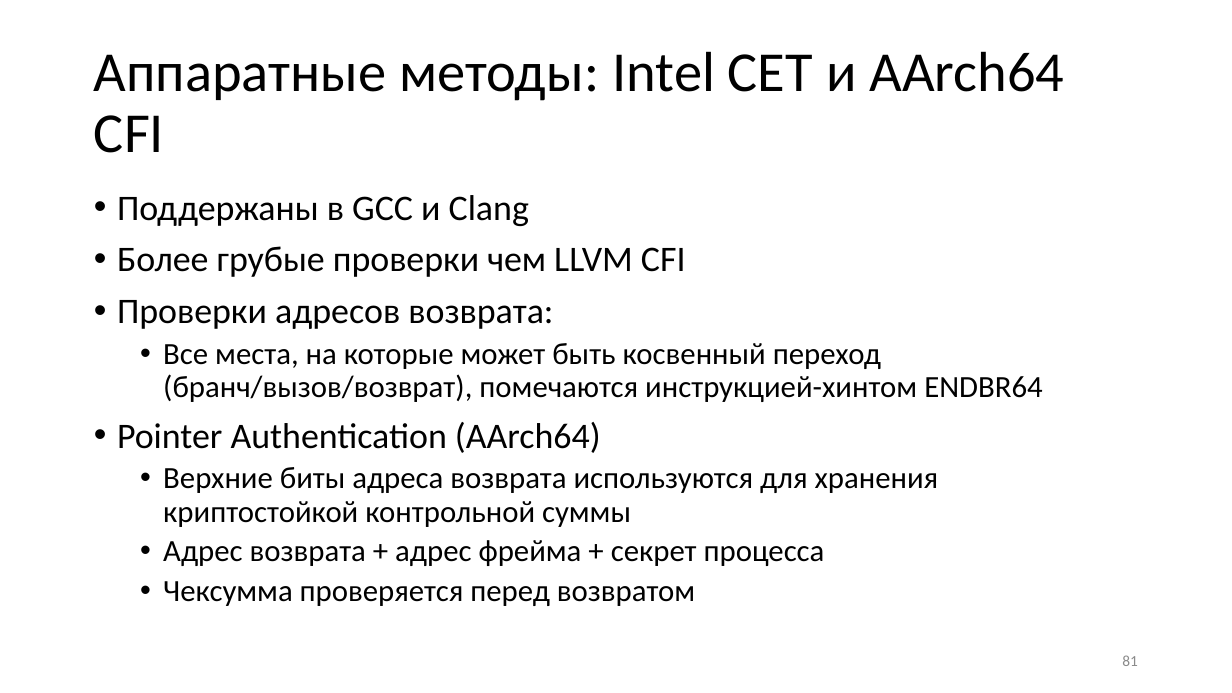
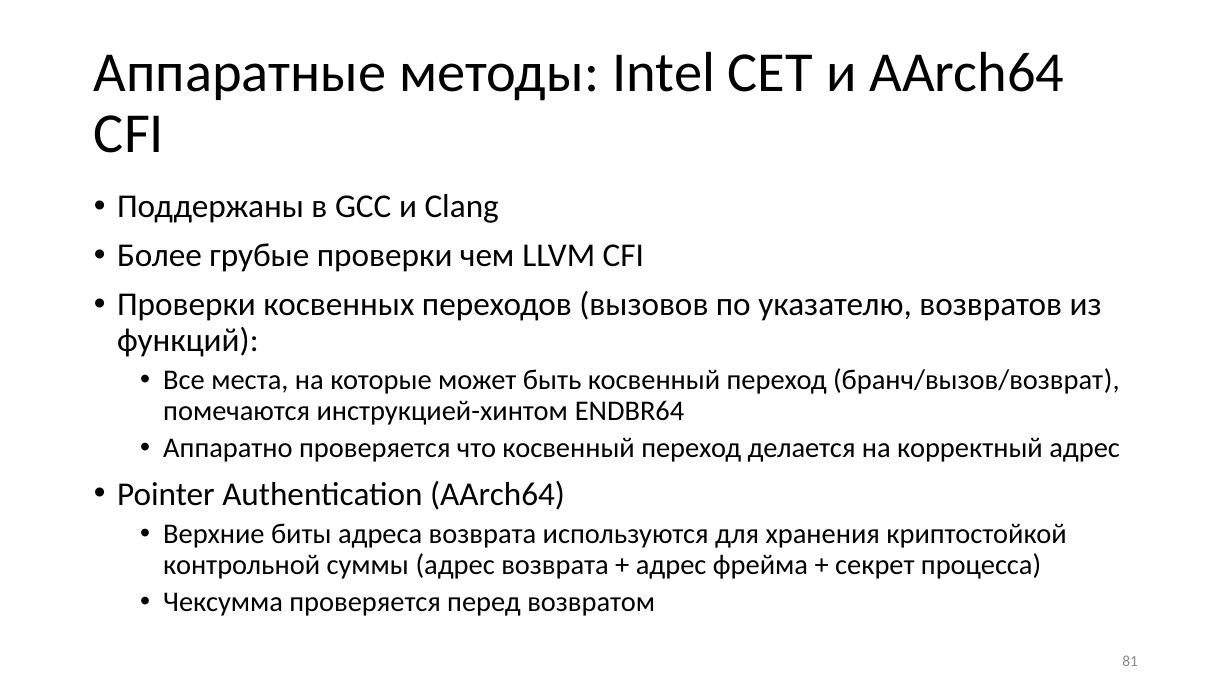
Before and after one commit to yugr/slides, a slide deck: slide 81 of CppZeroCost/2025/RU.pptx. Drawn at 1232x693 pixels with LibreOffice and Linux fonts; fonts in the diff are those of the drawing. Boxes give left, top, right and bottom in pixels: in the first picture for what was removed or moved away, otherwise in the second. Text is boxed around its words. In the diff, an @@ line names an element or a change of style, - is before the commit and + after.

```diff
--- a/CppZeroCost/2025/RU.pptx
+++ b/CppZeroCost/2025/RU.pptx
@@ text at box(117, 194, 1120, 616): size 28 to 25.9 pt in "Поддержаны в GCC и Clang", "Более грубые проверки чем LLVM CFI", "Pointer Authentication (AArch64)"; size 24 to 22.2 pt in "Все места, на которые может быть косвенный ...", "Чексумма проверяется перед возвратом" @@
@@ text at box(117, 291, 1102, 357): text changed; size 28 to 25.9 pt @@
-• Проверки адресов возврата:
+• Проверки косвенных переходов (вызовов по указателю, возвратов из функций):
@@ text at box(163, 437, 1120, 462): paragraph added @@
+  • Аппаратно проверяется что косвенный переход делается на корректный адрес
@@ text at box(163, 523, 1066, 579): text changed; size 24 to 22.2 pt @@
-  • Верхние биты адреса возврата используются для хранения криптостойкой контрольной суммы
-  • Адрес возврата + адрес фрейма + секрет процесса
+  • Верхние биты адреса возврата используются для хранения криптостойкой контрольной суммы (адрес возврата + адрес фрейма + секрет процесса)
```
Also in this commit, not shown: 32 other slides changed, 3 other files.
